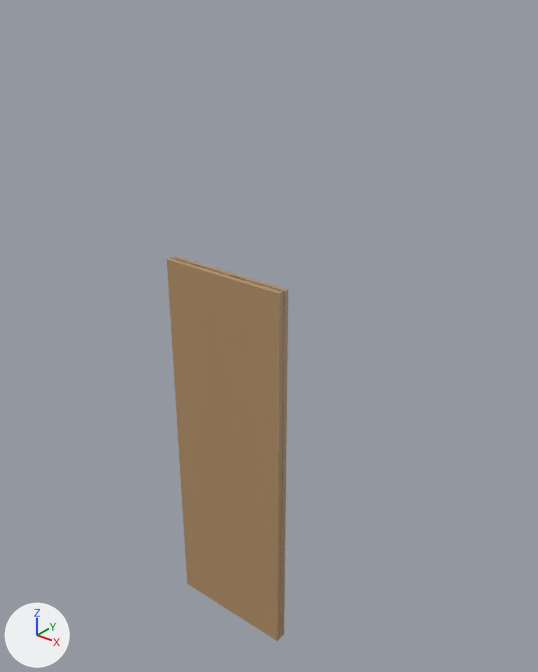
Two versions of the glTF model public/models/authoring/wall-interior-partition.glb, one commit apart.
Before and after are seen from a 50 mm camera at (3.14, -3.45, 3.29) aimed at (0.24, 0.17, 1.05). Lighting does not change. The marker at lower left points along +X, +Y and +Z. The first picture is the older version. Where no turn or scale is listed for an object, it has been applied to the vertices. Vertices at exactly the same position are counted once.

The first picture shows 'Finish2_Gypsum.002', 'Structure_Stud'.
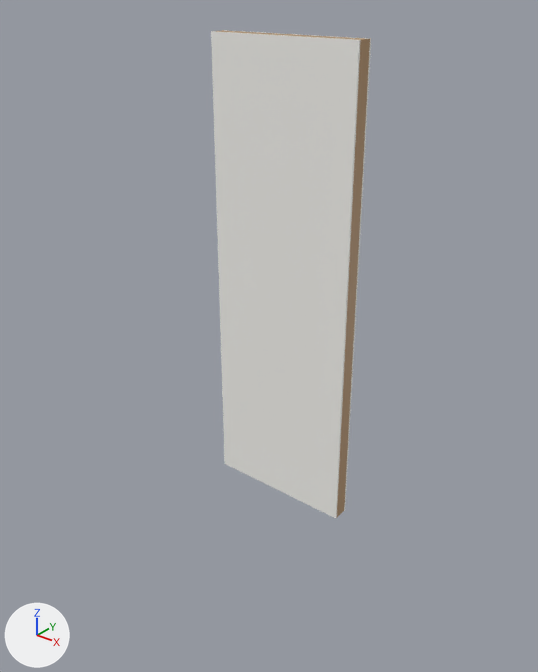
The change, as JSON lines over the scene's bpy script:
```json
{"block": "me_finish1_gypsum_002", "where": "# used by ob_finish1_gypsum; location = (0.0, 0.0, 0.0)"}
{"op": "remove", "block": "me_finish1_gypsum_002", "code": "me_finish1_gypsum_002.from_pydata(...)  # 8 vertices, 12 faces; spans x -0.5..0.5, y -0.01..0.01, z -1.5..1.5"}
{"op": "add", "block": "me_finish1_gypsum_002", "code": "me_finish1_gypsum_002.from_pydata(...)  # 8 vertices, 12 faces; spans x 0.0..1.0, y 0.04..0.06, z 0.0..3.0"}
{"block": "me_finish1_gypsum_002", "change": "me_finish1_gypsum_002 part 1: the whole mesh is moved by (0.5, 0.05, 1.5)"}
{"block": "me_finish2_gypsum_008", "where": "# used by ob_finish2_gypsum_002; location = (0.0, 0.0, 0.0)"}
{"op": "remove", "block": "me_finish2_gypsum_008", "code": "me_finish2_gypsum_008.from_pydata(...)  # 8 vertices, 12 faces; spans x -0.5..0.5, y -0.01..0.01, z -1.5..1.5"}
{"op": "add", "block": "me_finish2_gypsum_008", "code": "me_finish2_gypsum_008.from_pydata(...)  # 8 vertices, 12 faces; spans x 0.0..1.0, y -0.06..-0.04, z 0.0..3.0"}
{"block": "me_finish2_gypsum_008", "change": "me_finish2_gypsum_008 part 2: the whole mesh is moved by (0.5, -0.05, 1.5)"}
{"block": "me_structure_stud_002", "where": "# used by ob_structure_stud; location = (0.0, 0.0, 0.0)"}
{"op": "remove", "block": "me_structure_stud_002", "code": "me_structure_stud_002.from_pydata(...)  # 8 vertices, 12 faces; spans x -0.5..0.5, y -0.05..0.05, z -1.5..1.5"}
{"op": "add", "block": "me_structure_stud_002", "code": "me_structure_stud_002.from_pydata(...)  # 8 vertices, 12 faces; spans x 0.0..1.0, y -0.05..0.05, z 0.0..3.0"}
{"block": "me_structure_stud_002", "change": "me_structure_stud_002 part 3: the whole mesh is moved by (0.5, 0.0, 1.5)"}
```

Pixel boxes (x1, y1, x2, y2) of what changed, in the pictures (538 x 672 px):
```json
{"object": "Finish2_Gypsum.002", "change": "moved", "before": [172, 258, 285, 637], "after": [211, 31, 361, 518]}
{"object": "Structure_Stud", "change": "moved", "before": [167, 256, 288, 641], "after": [216, 30, 370, 517]}
{"object": "Finish1_Gypsum", "change": "moved", "after": [224, 30, 371, 511], "on screen": "not visible before"}
```
